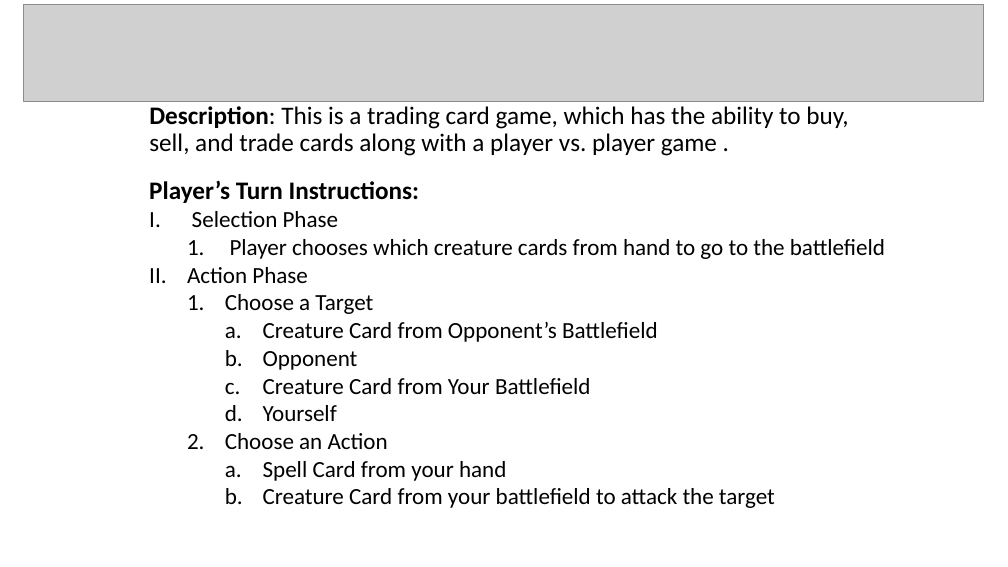
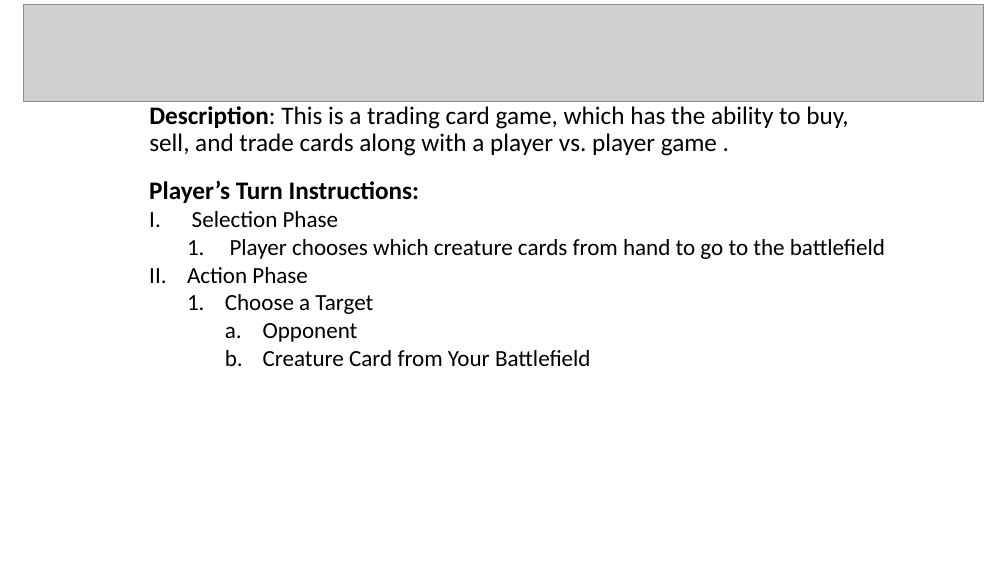
Before and after one commit to klimapaige/gods, a slide deck: slide 1 of Cards War of the Gods.pptx. Drawn at 1008x567 pixels with LibreOffice and Linux fonts; fonts in the diff are those of the drawing; grey boxes stand for pictures; background and template pictures are left out. Boxes give left, top, right and bottom in pixels: in the first picture for what was removed or moved away, otherwise in the second. Text is boxed around its words. In the diff, an @@ line names an element or a change of style, - is before the commit and + after.

```diff
--- a/Cards War of the Gods.pptx
+++ b/Cards War of the Gods.pptx
@@ text at bbox=[263, 322, 658, 342]: paragraph removed @@
-    a. Creature Card from Opponent’s Battlefield
@@ text at bbox=[225, 405, 775, 508]: paragraphs removed @@
-    d. Yourself
-  2. Choose an Action
-    a. Spell Card from your hand
-    b. Creature Card from your battlefield to attack the target
```
Also in this commit, not shown: 1 other slide changed, 3 other files.
